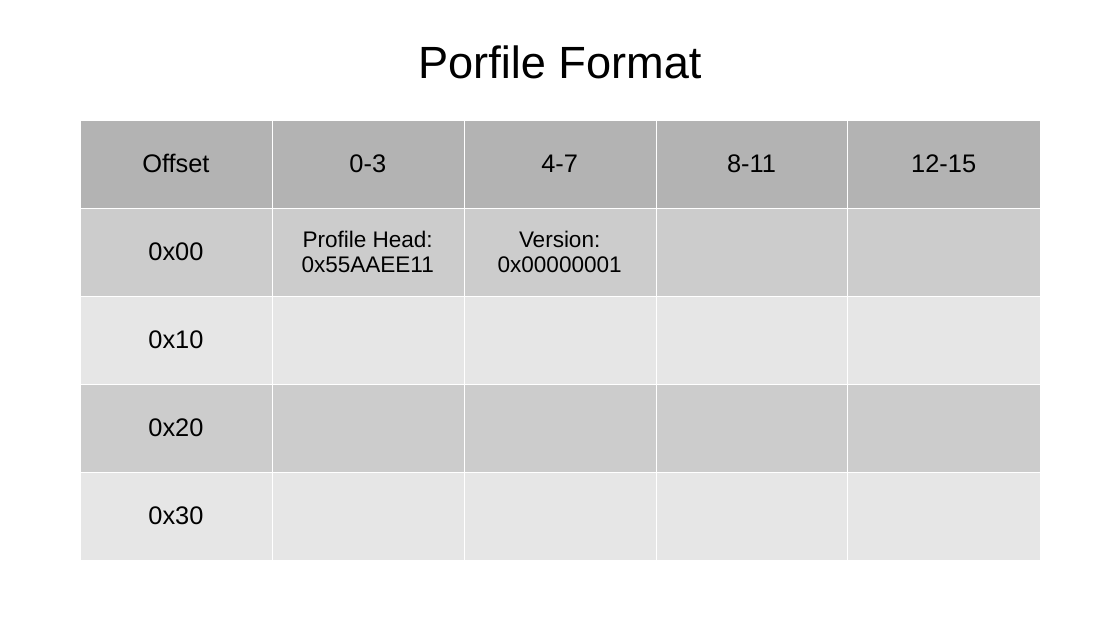
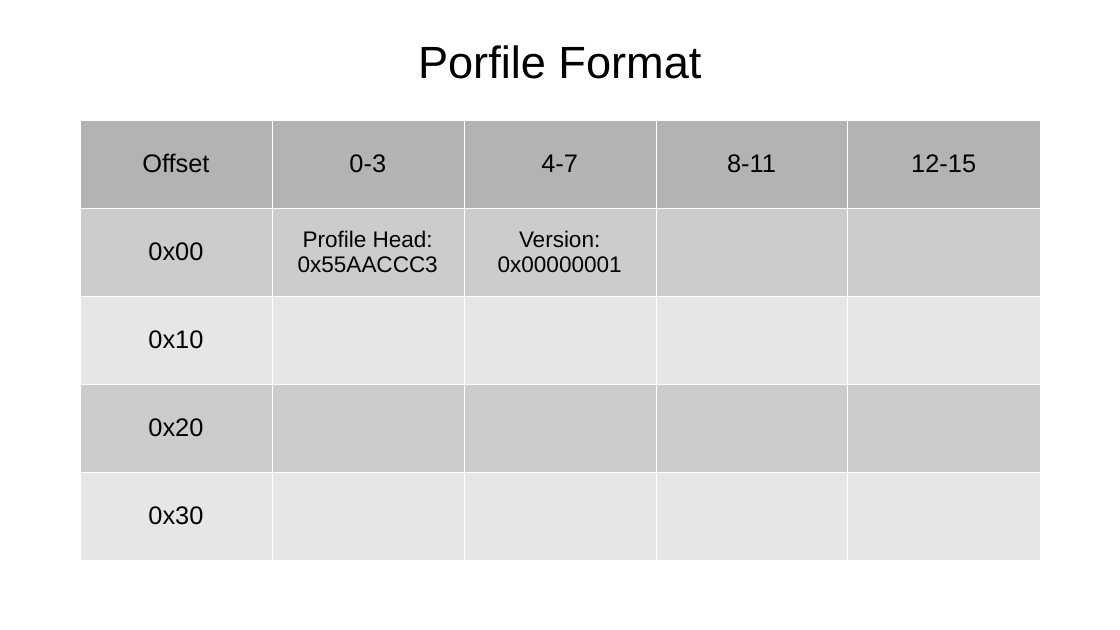
Before and after one commit to tomjpsun/obsidianVaults, a slide deck: slide 5 of DM9051A OTP 燒錄專案/8051A OTP GUI.odp. Drawn at 1120x630 pixels with LibreOffice and Linux fonts; fonts in the diff are those of the drawing. Boxes give left, top, right and bottom in pixels: in the first picture for what was removed or moved away, otherwise in the second. Text is boxed around its words. In the diff, an @@ line names an element or a change of style, - is before the commit and + after.

Commit message:
vault backup: 2023-12-15 09:20:23
Affected files:
DM9051A OTP 燒錄專案/.~lock.8051A OTP GUI.odp#
DM9051A OTP 燒錄專案/8051A OTP GUI.odp

```diff
--- a/DM9051A OTP 燒錄專案/8051A OTP GUI.odp
+++ b/DM9051A OTP 燒錄專案/8051A OTP GUI.odp
@@ table at [80,120,1041,560] @@
-row 2, column 2: Profile Head: / 0x55AAEE11
+row 2, column 2: Profile Head: / 0x55AACCC3
```
Also in this commit, not shown: 1 other file.
